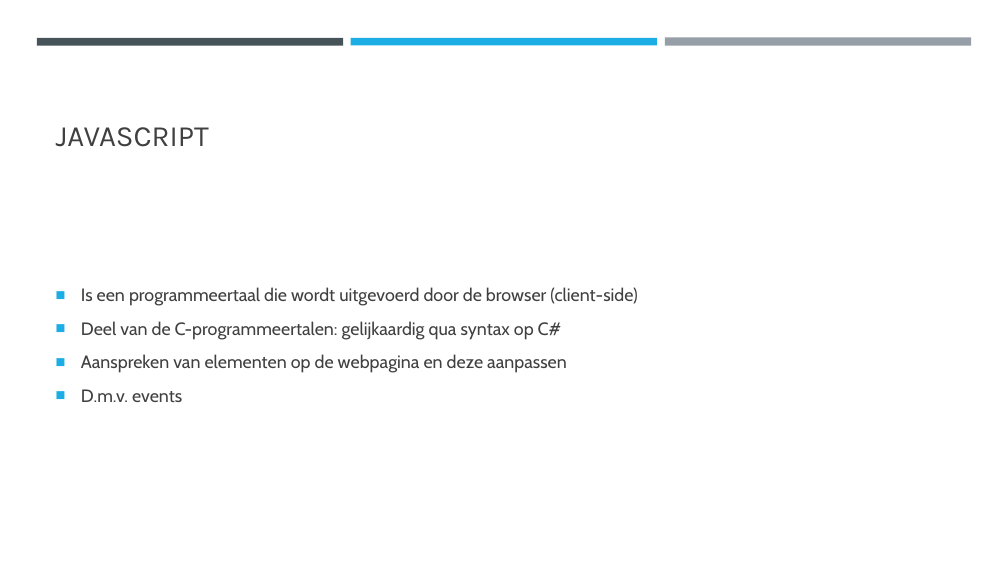
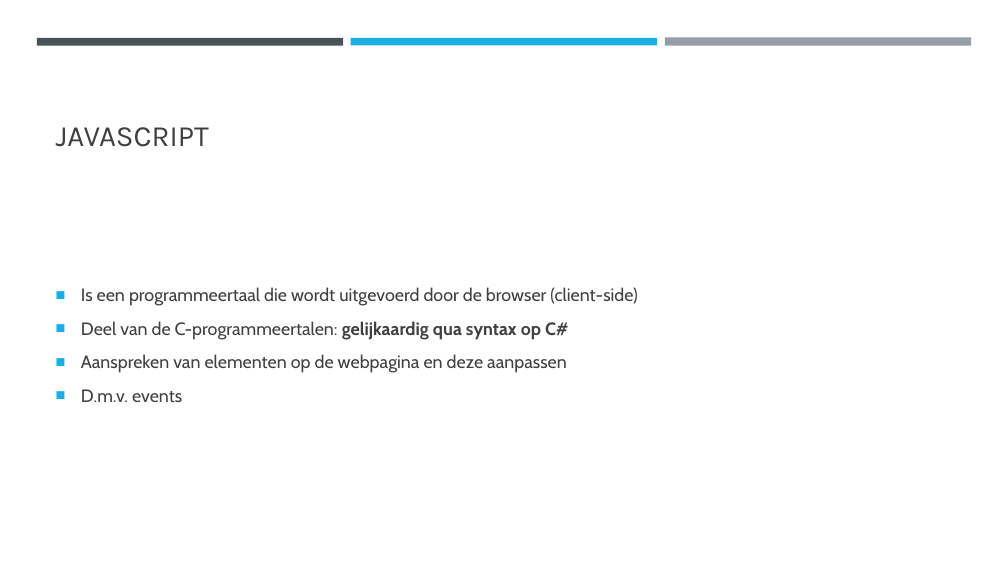
Before and after one commit to DhrLeroy/Webdesign, a slide deck: slide 46 of Webdesign.pptx. Drawn at 1008x567 pixels with LibreOffice and Linux fonts; fonts in the diff are those of the drawing. Boxes give left, top, right and bottom in pixels: in the first picture for what was removed or moved away, otherwise in the second. Text is boxed around its words. In the diff, an @@ line names an element or a change of style, - is before the commit and + after.

Commit message:
les javascript

```diff
--- a/Webdesign.pptx
+++ b/Webdesign.pptx
@@ text at [81, 321, 569, 340]: bold on in "gelijkaardig qua syntax op C#" @@
```
Also in this commit, not shown: 10 other slides changed, 17 other files.
